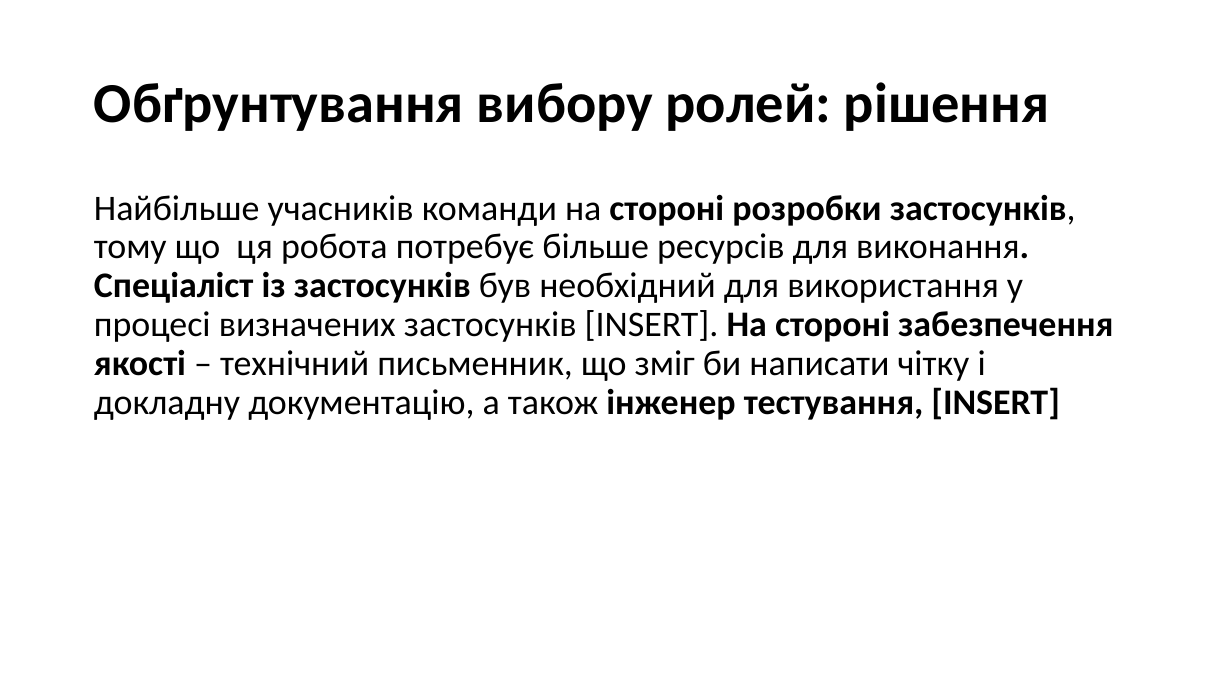
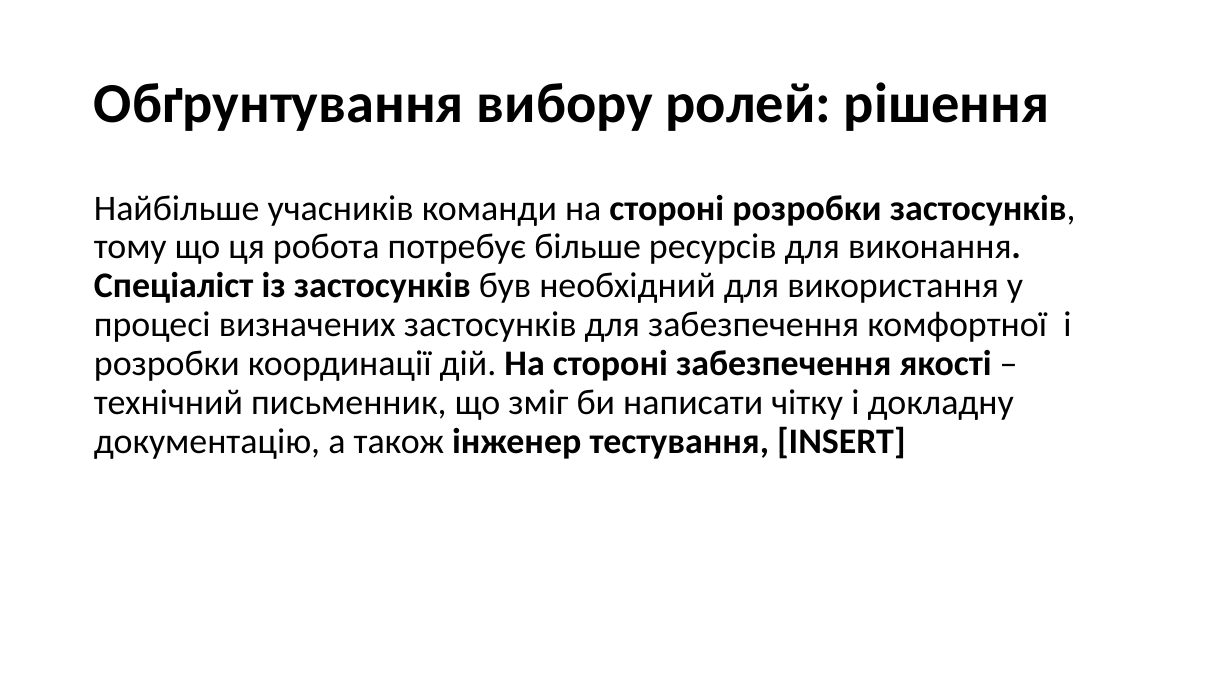
Before and after one commit to d3mage/elektronna_kafedra, a slide deck: slide 5 of elektronna_kafedra.pptx. Drawn at 1232x693 pixels with LibreOffice and Linux fonts; fonts in the diff are those of the drawing. Boxes give left, top, right and bottom in pixels: in the first picture for what was removed or moved away, otherwise in the second. Text is boxed around its words. In the diff, an @@ line names an element or a change of style, - is before the commit and + after.

```diff
--- a/elektronna_kafedra.pptx
+++ b/elektronna_kafedra.pptx
@@ text at [94,194,1076,459]: text changed @@
-Найбільше учасників команди на стороні розробки застосунків, тому що ця робота потребує більше ресурсів для виконання. Спеціаліст із застосунків був необхідний для використання у процесі визначених застосунків [INSERT]. На стороні забезпечення якості – технічний письменник, що зміг би написати чітку і докладну документацію, а також інженер тестування, [INSERT]
+Найбільше учасників команди на стороні розробки застосунків, тому що ця робота потребує більше ресурсів для виконання. Спеціаліст із застосунків був необхідний для використання у процесі визначених застосунків для забезпечення комфортної і розробки координації дій. На стороні забезпечення якості – технічний письменник, що зміг би написати чітку і докладну документацію, а також інженер тестування, [INSERT]
```
Also in this commit, not shown: 3 other files.
